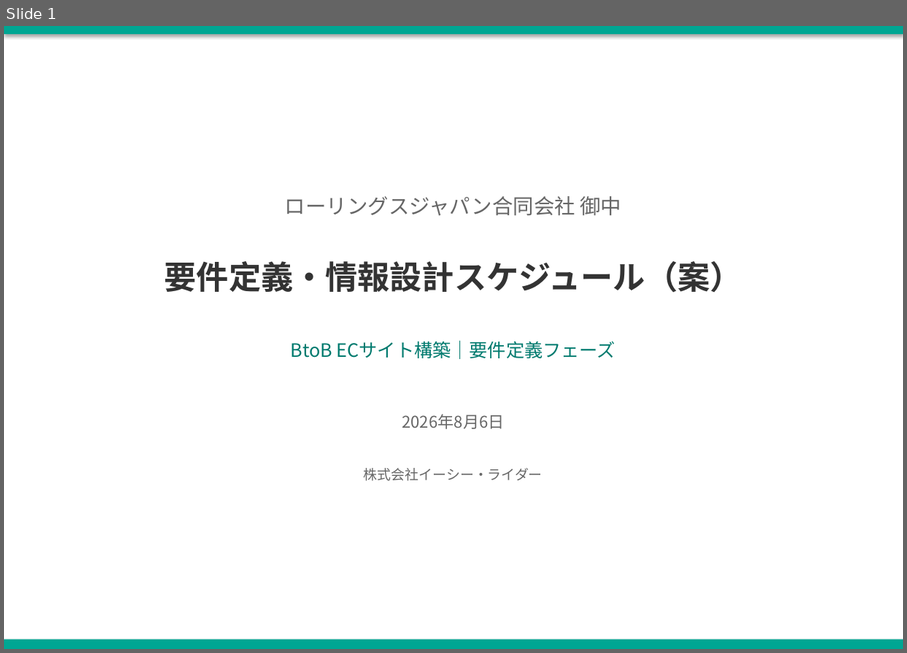
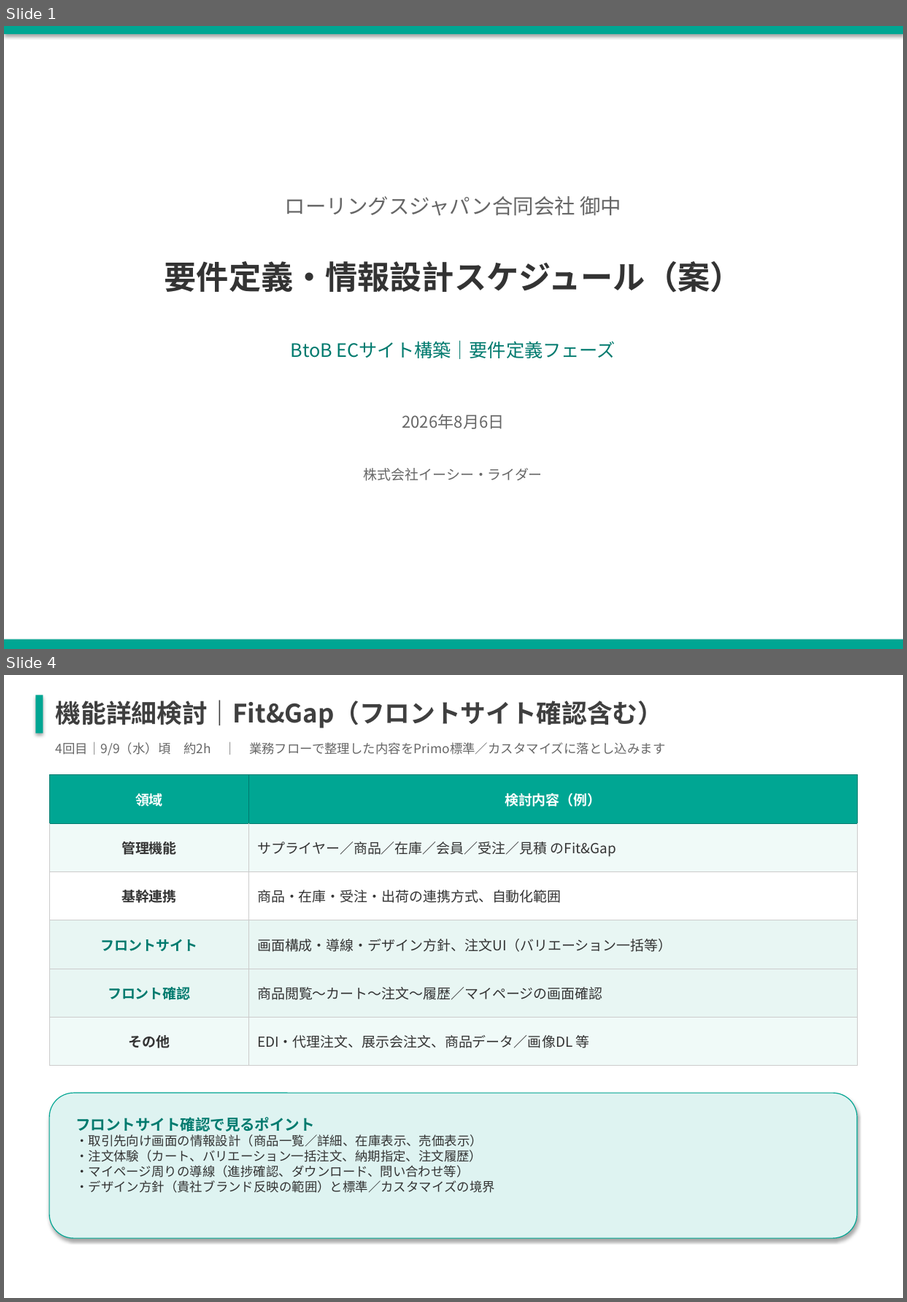
Before and after one commit to kozonoflight/git_tutorial, a slide deck: 要件定義WBS案_20260806.pptx. Shown one above the other, each under a label of ours: slide 1 before the commit, slides 1 and 4 after it; the slides between them are not shown. The pictures are 907x653 and 907x1302 pixels, drawn with LibreOffice and Linux fonts; fonts in the diff are those of the drawing. Boxes give left, top, right and bottom in pixels: in the first picture for what was removed or moved away, otherwise in the second. Text is boxed around its words. In the diff, an @@ line names an element or a change of style, - is before the commit and + after.

```diff
--- a/要件定義WBS案_20260806.pptx
+++ b/要件定義WBS案_20260806.pptx
@@ slide 4 added at [4,675,903,1298], background #FFFFFF @@
@@ rectangle added at [35,695,43,733], fill #00A693 @@
@@ text added at [56,700,664,728], 22 pt, text #3F3F3F, bold @@
+機能詳細検討｜Fit&Gap（フロントサイト確認含む）
@@ text added at [56,742,665,755], 11 pt, text #666666 @@
+4回目｜9/9（水）頃 約2h ｜ 業務フローで整理した内容をPrimo標準／カスタマイズに落とし込みます
@@ table added at [50,775,859,1066], 6 rows, 2 columns @@
+領域 | 検討内容（例）
+管理機能 | サプライヤー／商品／在庫／会員／受注／見積 のFit&Gap
+基幹連携 | 商品・在庫・受注・出荷の連携方式、自動化範囲
+フロントサイト | 画面構成・導線・デザイン方針、注文UI（バリエーション一括等）
+フロント確認 | 商品閲覧〜カート〜注文〜履歴／マイページの画面確認
+その他 | EDI・代理注文、展示会注文、商品データ／画像DL 等
@@ rounded rectangle added at [50,1093,857,1238], fill #DEF3F1, outline #00A693 0.75 pt @@
@@ text added at [76,1117,495,1193], 11 pt, text #333333 @@
+フロントサイト確認で見るポイント
+・取引先向け画面の情報設計（商品一覧／詳細、在庫表示、売価表示）
+・注文体験（カート、バリエーション一括注文、納期指定、注文履歴）
+・マイページ周りの導線（進捗確認、ダウンロード、問い合わせ等）
+・デザイン方針（貴社ブランド反映の範囲）と標準／カスタマイズの境界
```
Also in this commit, not shown: 3 slides changed, 1 other slide added, 1 slide removed.
